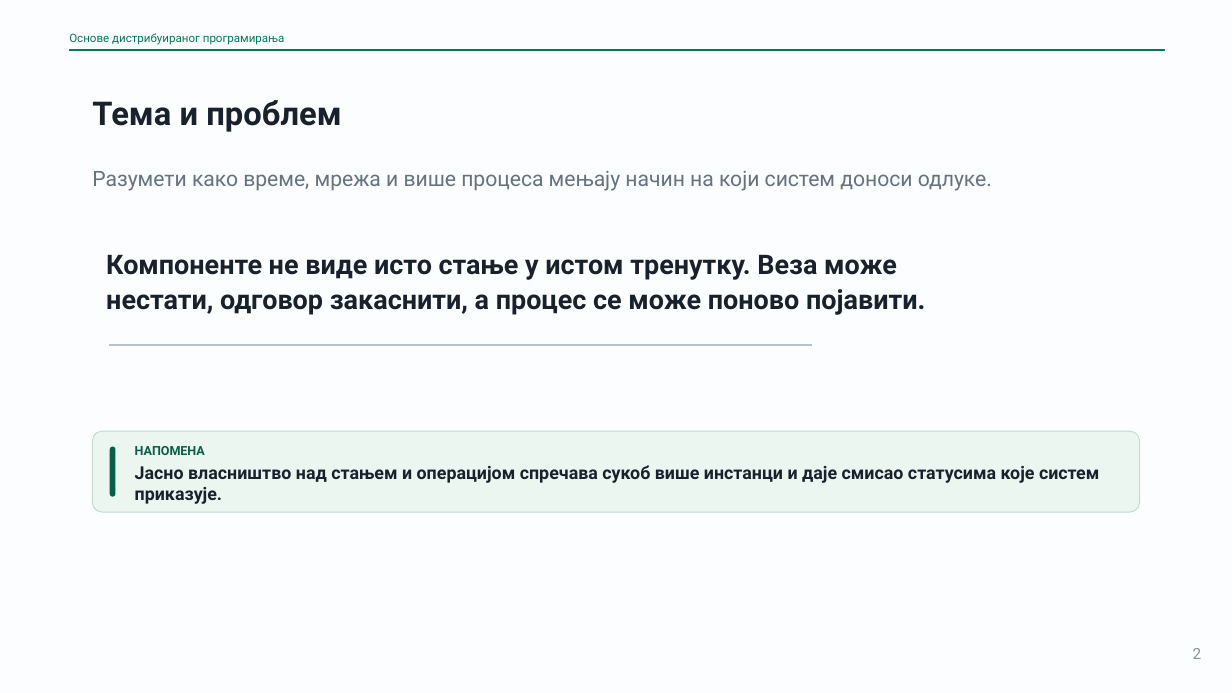
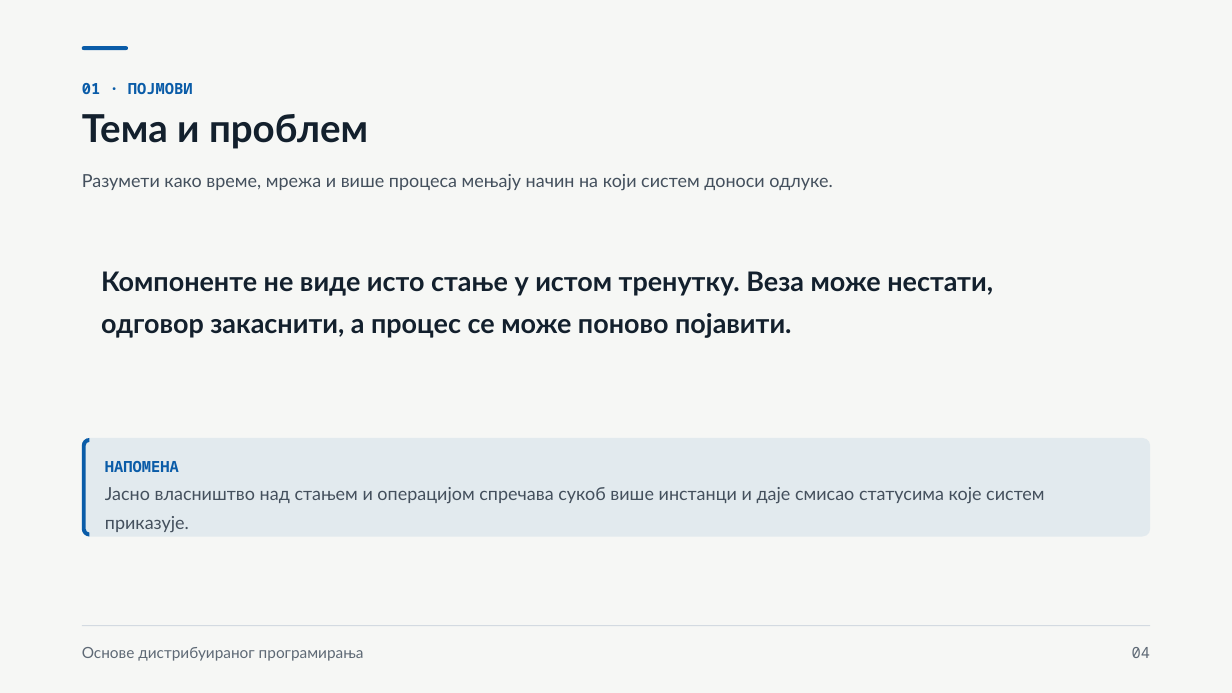
Before and after one commit to owlCoder/ftn-nastavni-materijali, a slide deck: slide 4 of 03 Osnove Distribuiranog Programiranja/02 Prezentacije/PPTX/01_Nacin_razmisljanja_u_distribuiranom_sistemu.pptx (slide 2 before the commit). Drawn at 1232x693 pixels with LibreOffice and Linux fonts; fonts in the diff are those of the drawing. Boxes give left, top, right and bottom in pixels: in the first picture for what was removed or moved away, otherwise in the second. Text is boxed around its words. In the diff, an @@ line names an element or a change of style, - is before the commit and + after.

```diff
--- a/03 Osnove Distribuiranog Programiranja/02 Prezentacije/PPTX/01_Nacin_razmisljanja_u_distribuiranom_sistemu.pptx
+++ b/03 Osnove Distribuiranog Programiranja/02 Prezentacije/PPTX/01_Nacin_razmisljanja_u_distribuiranom_sistemu.pptx
@@ background #FCFDFE to #F6F7F5 @@
@@ rectangle removed at box(69, 50, 1165, 51) @@
@@ rounded rectangle added at box(82, 46, 128, 50), fill #0A5CA8 @@
@@ text added at box(82, 83, 193, 94), 12 pt, text #0A5CA8, bold @@
+01 · ПОЈМОВИ
@@ text "Тема и проблем": place and size @@
-text "Тема и проблем" at box(92, 100, 341, 132)
+text "Тема и проблем" at box(82, 114, 368, 149)
@@ text "Тема и проблем" at box(82, 114, 368, 149): size 25.5 to 30 pt, font Roboto to Lato, text colour #19222C to #13202D; line spacing 1.02 to 1.1 @@
@@ text "Разумети како време, мрежа и ...": place and size @@
-text "Разумети како време, мрежа и ..." at box(92, 171, 992, 191)
+text "Разумети како време, мрежа и ..." at box(82, 174, 833, 191)
@@ text "Разумети како време, мрежа и ..." at box(82, 174, 833, 191): size 16.5 to 14 pt, font Roboto to Lato, text colour #657280 to #44505D; line spacing 1.15 to 1.4 @@
@@ text at box(101, 271, 993, 338): text changed; font Roboto to Lato; text colour #19222C to #13202D @@
-Компоненте не виде исто стање у истом тренутку. Веза може нестати, одговор закаснити, а процес се може поново појавити.
+Компоненте не виде исто стање у истом тренутку. Веза може нестати,
+одговор закаснити, а процес се може поново појавити.
@@ rectangle removed at box(110, 345, 812, 346) @@
@@ rounded rectangle: place and size @@
-rounded rectangle at box(92, 432, 1140, 513)
+rounded rectangle at box(82, 438, 1151, 537)
@@ rounded rectangle at box(82, 438, 1151, 537): fill #ECF6F1 to #E2EAEE; outline #BFDCCD 0.75 pt to none; proportions changed @@
@@ freeform shape added at box(82, 438, 90, 537), fill #0A5CA8 @@
@@ rounded rectangle removed at box(110, 446, 116, 496) @@
@@ text "Јасно власништво над стањем и ..." at box(105, 487, 1044, 532): vertical alignment middle to top @@
@@ text "НАПОМЕНА": place and size @@
-text "НАПОМЕНА" at box(135, 446, 205, 455)
+text "НАПОМЕНА" at box(105, 461, 179, 472)
@@ text "НАПОМЕНА" at box(105, 461, 179, 472): size 9.8 to 12 pt, font Roboto to Noto Sans Mono, text colour #065F46 to #0A5CA8; line spacing 1 to 1.35 @@
@@ text at box(105, 487, 1044, 532): text changed; size 13.9 to 14 pt; font Roboto to Lato; text colour #19222C to #44505D; bold off @@
-Јасно власништво над стањем и операцијом спречава сукоб више инстанци и даје смисао статусима које систем приказује.
+Јасно власништво над стањем и операцијом спречава сукоб више инстанци и даје смисао статусима које систем
+приказује.
@@ line added from (82, 626) to (1151, 626), #D3DAE1 0.75 pt @@
@@ text "Основе дистрибуираног програмирања": place and size @@
-text "Основе дистрибуираног програмирања" at box(69, 33, 285, 45)
+text "Основе дистрибуираног програмирања" at box(82, 647, 364, 661)
@@ text "Основе дистрибуираног програмирања" at box(82, 647, 364, 661): size 9 to 12 pt, font Roboto to Lato, text colour #047857 to #5E6975; line spacing 1.08 to 1.35 @@
@@ text added at box(1132, 647, 1150, 658), 12 pt, text #5E6975 @@
+04
@@ text removed at box(1193, 648, 1202, 659) @@
-2
```
Also in this commit, not shown: 19 other slides changed, 8 slides added, 7 other files.
